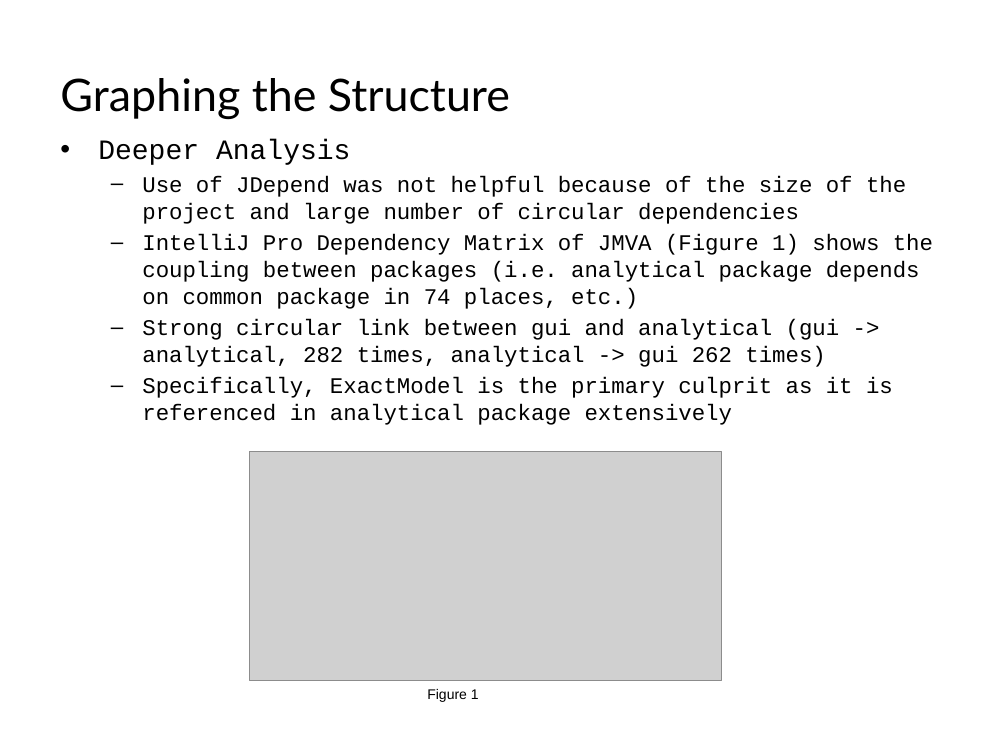
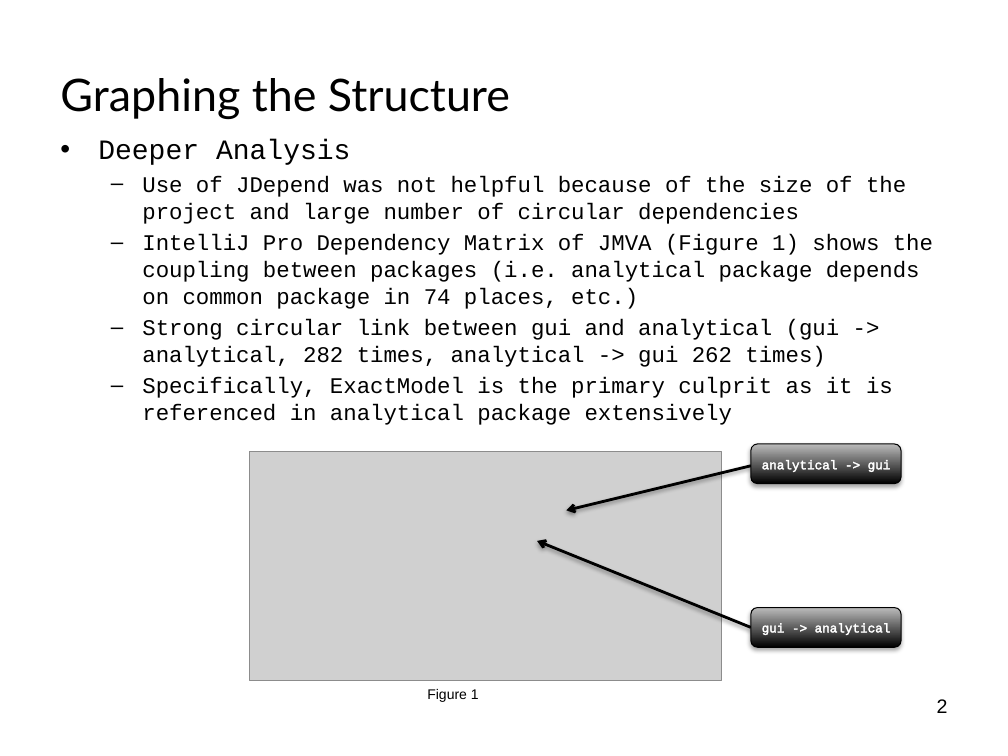
Before and after one commit to pavelgrib/SE_CW1, a slide deck: slide 3 of jmva_presentation.pptx. Drawn at 1008x756 pixels with LibreOffice and Linux fonts; fonts in the diff are those of the drawing; grey boxes stand for pictures; background and template pictures are left out. Boxes give left, top, right and bottom in pixels: in the first picture for what was removed or moved away, otherwise in the second. Text is boxed around its words. In the diff, an @@ line names an element or a change of style, - is before the commit and + after.

```diff
--- a/jmva_presentation.pptx
+++ b/jmva_presentation.pptx
@@ rounded rectangle added at [751,444,901,483], fill gradient #000000 to #BDBDBD, outline #000000 0.75 pt @@
@@ arrow added from (751, 466) to (566, 510), #000000 2 pt @@
@@ text added at [762,460,891,473], 9 pt, text #FFFFFF @@
+analytical -> gui
@@ arrow added from (751, 627) to (537, 541), #000000 2 pt @@
@@ rounded rectangle added at [751,608,901,647], fill gradient #000000 to #BDBDBD, outline #000000 0.75 pt @@
@@ text added at [762,623,891,636], 9 pt, text #FFFFFF @@
+gui -> analytical
@@ text added at [937,699,948,713], 14 pt, text #000000 @@
+2
```
Also in this commit, not shown: 6 other slides changed.
